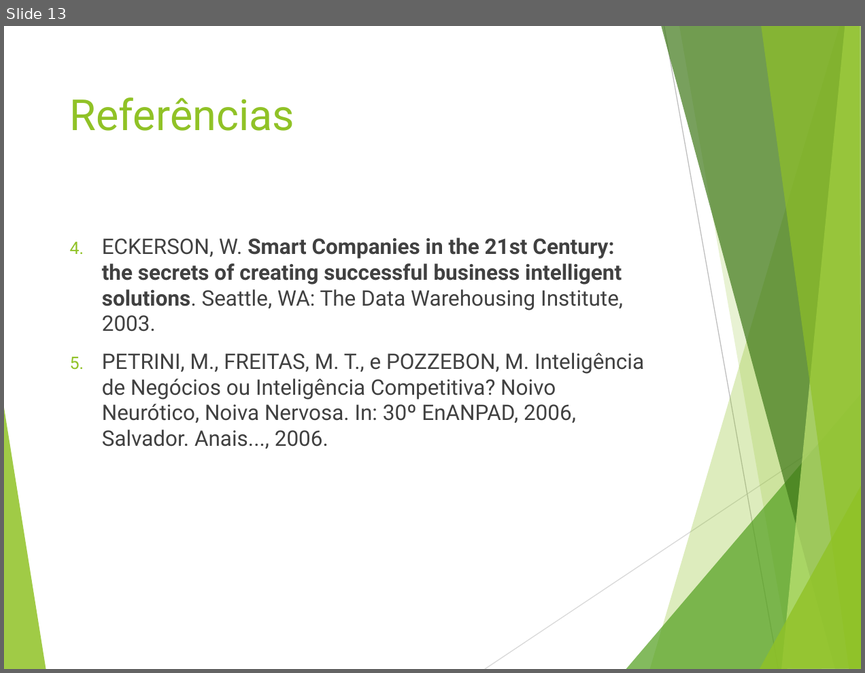
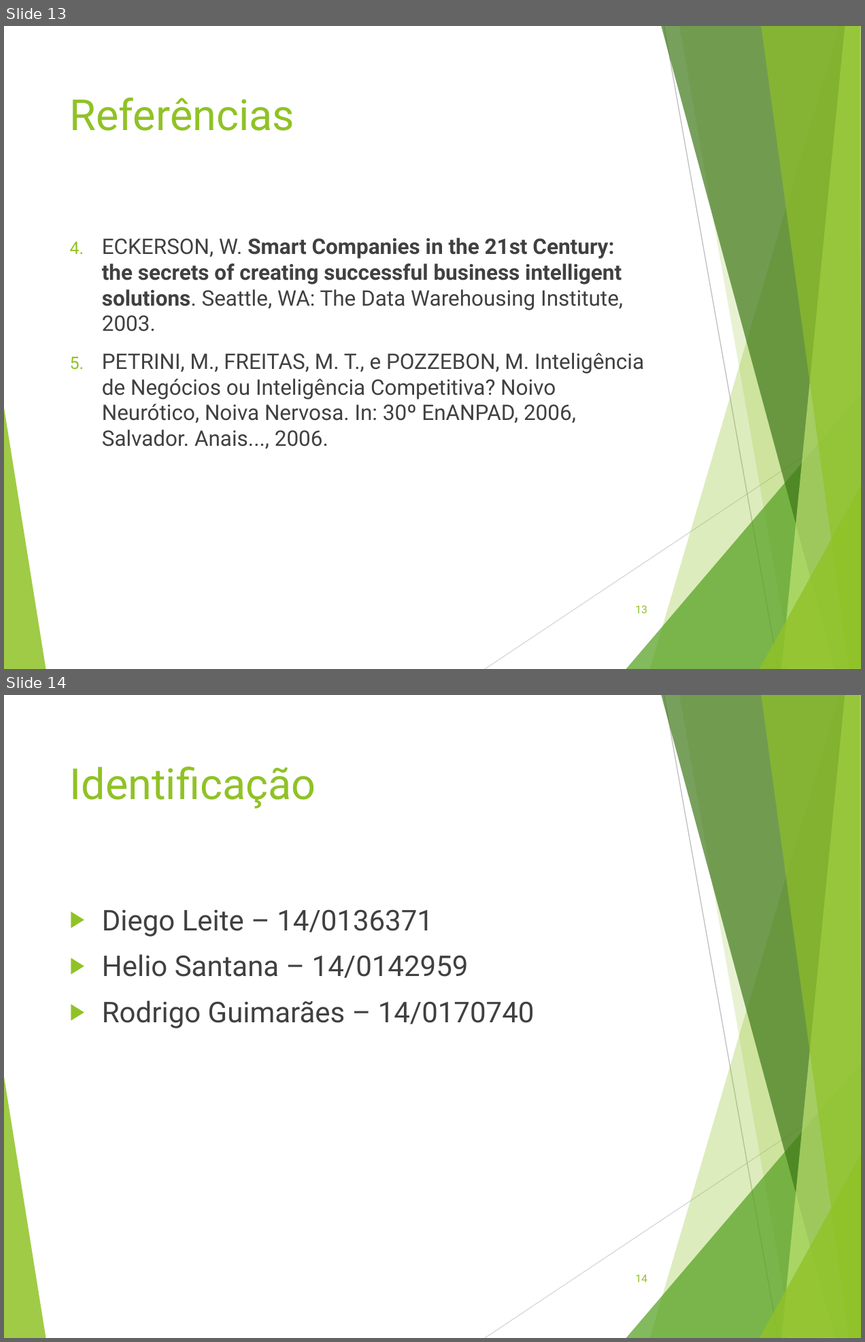
Before and after one commit to rodrigofegui/UnB-BancoDeDados-2016.2, a slide deck: Seminario/Data Warehouse.pptx. Shown one above the other, each under a label of ours: slide 13 before the commit, slides 13 and 14 after it. The pictures are 865x673 and 865x1342 pixels, drawn with LibreOffice and Linux fonts; fonts in the diff are those of the drawing. Boxes give left, top, right and bottom in pixels: in the first picture for what was removed or moved away, otherwise in the second. Text is boxed around its words. In the diff, an @@ line names an element or a change of style, - is before the commit and + after.

```diff
--- a/Seminario/Data Warehouse.pptx
+++ b/Seminario/Data Warehouse.pptx
@@ slide 14 added at [4,695,861,1338], background #FFFFFF; not listed: 10 template elements that a slide beside it also shows @@
@@ title added at [70,766,316,809], 36 pt, text #90C226 @@
+Identificação
@@ text added at [102,909,534,1028], 24 pt, text #404040 @@
+▶ Diego Leite – 14/0136371
+▶ Helio Santana – 14/0142959
+▶ Rodrigo Guimarães – 14/0170740
@@ page number added at [635,1274,647,1282], 9 pt, text #90C226 @@
+14
@@ slide 13 changed as well @@
@@ page number added at [635,605,647,613], 9 pt, text #90C226 @@
+13
```
Also in this commit, not shown: 11 other slides changed, 15 other files.
